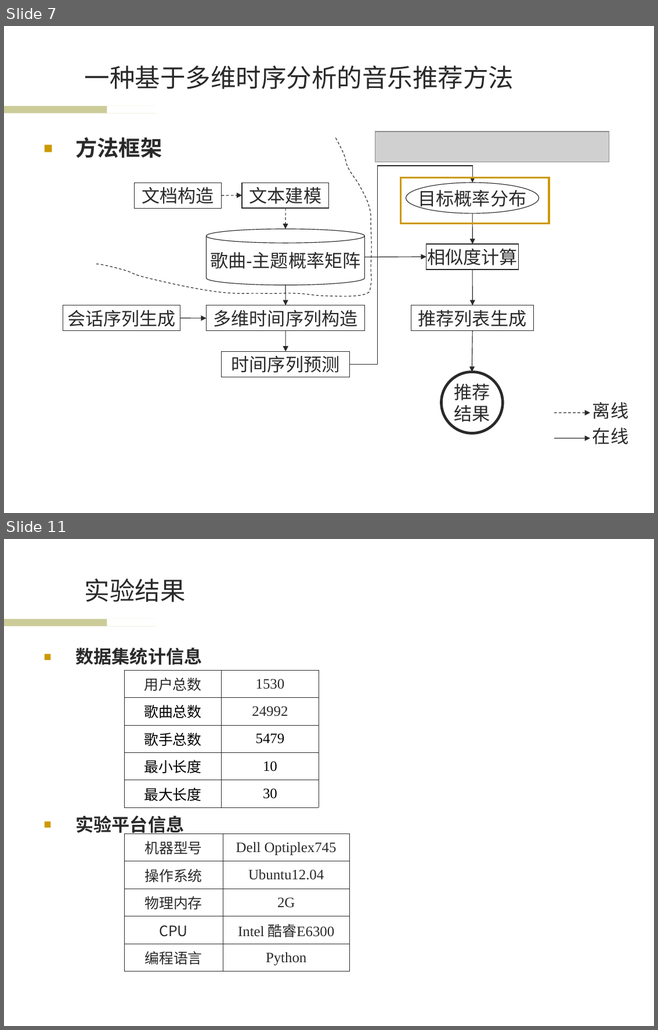
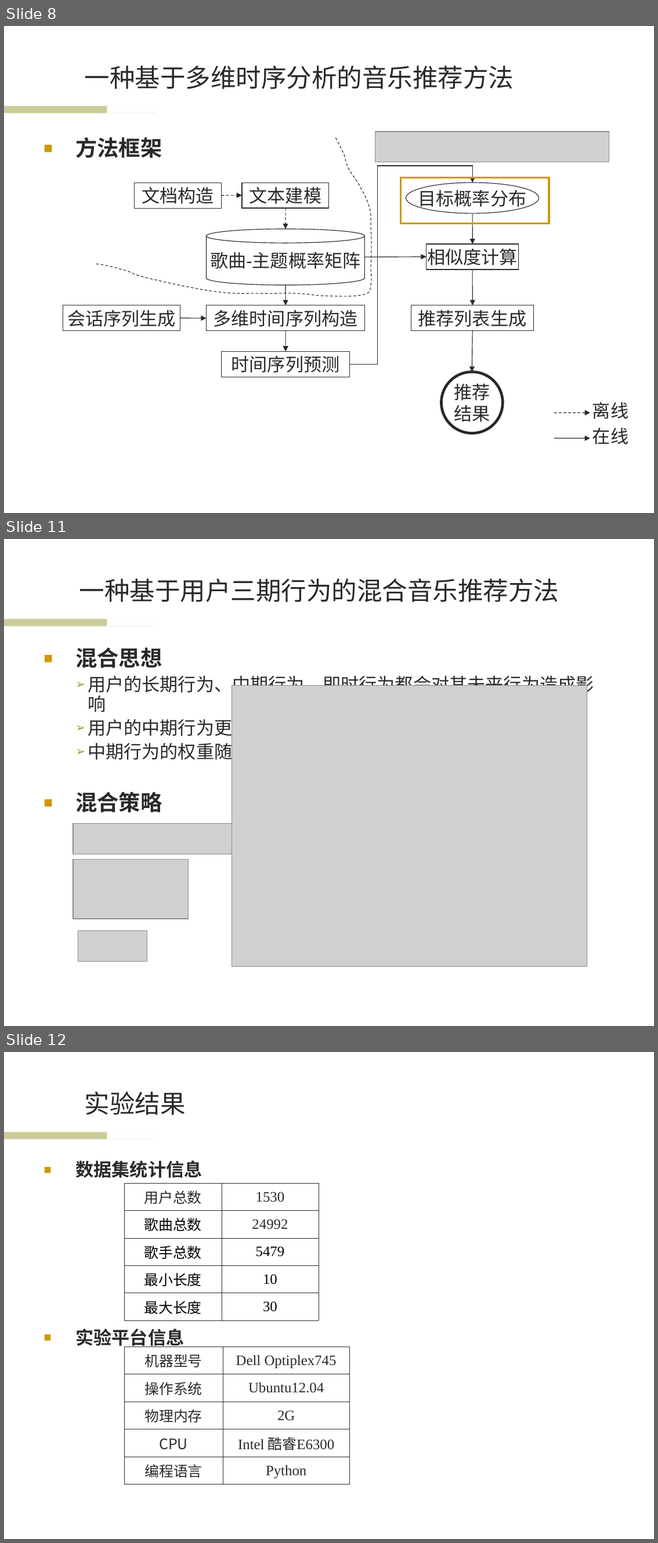
Before and after one commit to wwssttt/NJUThesis, a slide deck: ppt/一种基于时间序列分析的个性化音乐推荐系统及其实现.ppt. Shown one above the other, each under a label of ours: slides 7 and 11 before the commit, slides 8, 11 and 12 after it; the slides between them are not shown. The pictures are 658x1030 and 658x1543 pixels, drawn with LibreOffice and Linux fonts; fonts in the diff are those of the drawing; grey boxes stand for pictures; background and template pictures are left out. Boxes give left, top, right and bottom in pixels: in the first picture for what was removed or moved away, otherwise in the second. Text is boxed around its words. In the diff, an @@ line names an element or a change of style, - is before the commit and + after.

```diff
--- a/ppt/一种基于时间序列分析的个性化音乐推荐系统及其实现.ppt
+++ b/ppt/一种基于时间序列分析的个性化音乐推荐系统及其实现.ppt
@@ slide 11 added at bbox=[4, 539, 654, 1026], background #FFFFFF; not listed: 2 template elements that a slide beside it also shows @@
@@ title added at bbox=[79, 578, 558, 602], 28 pt, text #292929 @@
+一种基于用户三期行为的混合音乐推荐方法
@@ text added at bbox=[75, 647, 593, 813], 20 pt, text #292929 @@
+■ 混合思想
+  ➢ 用户的长期行为、中期行为、即时行为都会对其未来行为造成影响
+  ➢ 用户的中期行为更能够反映用户在当前上下文下的即时需求
+  ➢ 中期行为的权重随着用户收听歌曲的数目增加而增加
+■ 混合策略
@@ picture added at bbox=[231, 685, 587, 966] @@
@@ picture added at bbox=[73, 824, 454, 854] @@
@@ picture added at bbox=[73, 859, 188, 919] @@
@@ picture added at bbox=[78, 931, 147, 961] @@
@@ what was slide 7 is now slide 8 @@
@@ what was slide 11 is now slide 12 @@
```
Also in this commit, not shown: 6 slides changed, 2 other slides added, 1 slide removed.
